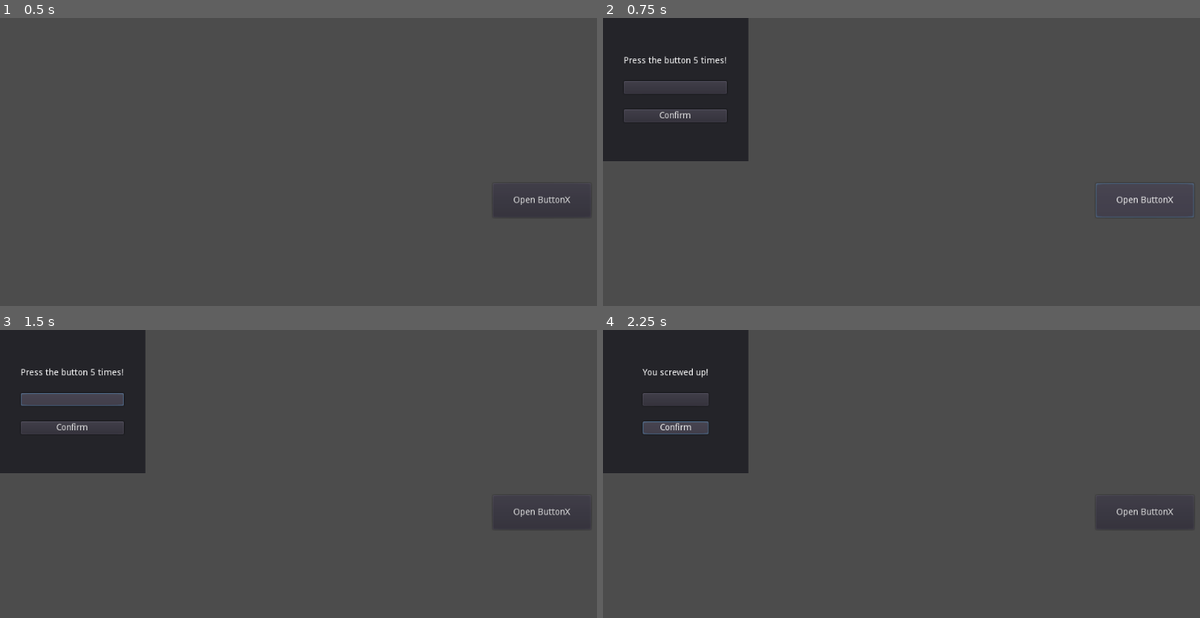
Above: before the commit, frames 1-4 (two rows, left to right).
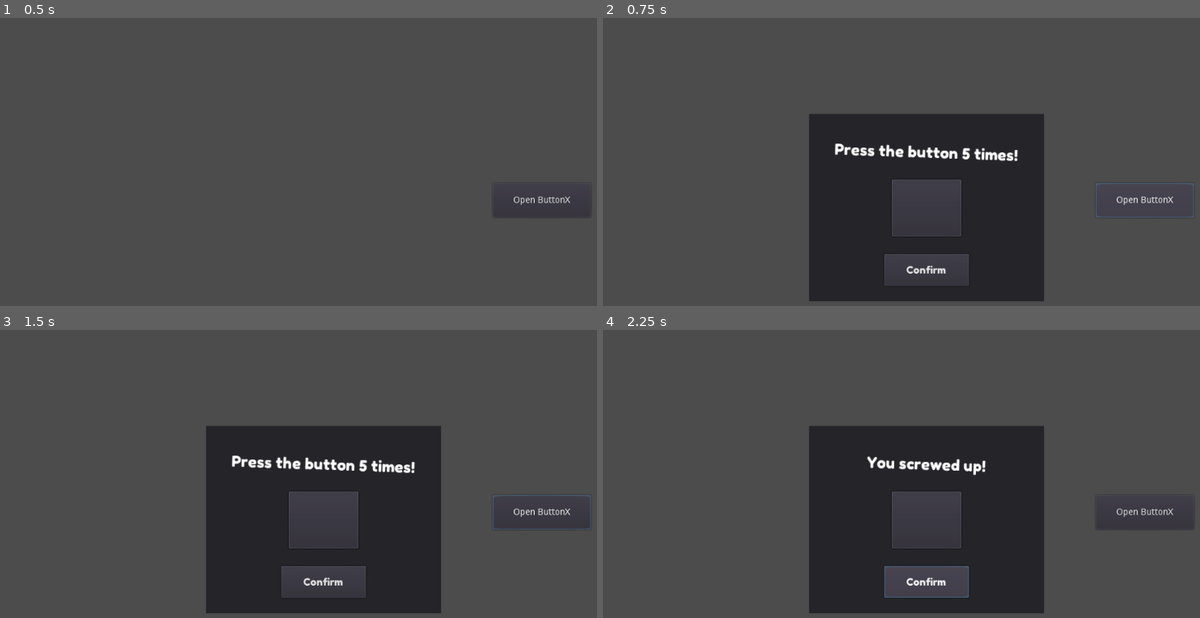
Above: after the commit, the same moments.

Repository: hupijekku/LD46
Game: Godot game, scene res://Scenes/Games/Main.tscn
The game is run twice, just before and just after one commit, with the same random seed, the same clock (stepped at 60 frames per second) and the same inputs.
Inputs (mouse positions are in pixels of both pictures, inside the frame that each line leads up to):
- Up to frame 1 (0.5 s): no input
- Up to frame 2 (0.75 s): click "Open ButtonX" at 0.5 s
- Up to frame 3 (1.5 s): click (71, 399) at 1.27 s
- Up to frame 4 (2.25 s): click "Confirm" at 2 s

Frame 1 is identical in both runs. In frame 2, 32% of the frame differs, in the area x 0-74%, y 0-99%; in frame 3, 32%; in frame 4, 33%.

Commit message:
Fonts and UI stuff

Diff:
--- a/Project/Scenes/Games/ButtonX.tscn
+++ b/Project/Scenes/Games/ButtonX.tscn
@@ -1,6 +1,8 @@
-[gd_scene load_steps=2 format=2]
+[gd_scene load_steps=4 format=2]
 
 [ext_resource path="res://Scripts/ButtonX.gd" type="Script" id=1]
+[ext_resource path="res://Themes/GameLabel.tres" type="Theme" id=2]
+[ext_resource path="res://Themes/ButtonDefault.tres" type="Theme" id=3]
 
 [node name="ButtonX" type="Node2D"]
 script = ExtResource( 1 )
@@ -8,50 +10,55 @@
 [node name="CanvasLayer" type="CanvasLayer" parent="."]
 
 [node name="Panel" type="Panel" parent="CanvasLayer"]
-margin_right = 230.0
-margin_bottom = 227.0
+anchor_left = 0.5
+anchor_top = 0.5
+anchor_right = 0.5
+anchor_bottom = 0.5
+margin_left = -186.0
+margin_top = -148.0
+margin_right = 186.0
+margin_bottom = 149.0
 __meta__ = {
 "_edit_use_anchors_": false
 }
 
-[node name="MarginContainer" type="MarginContainer" parent="CanvasLayer/Panel"]
-anchor_right = 1.0
-anchor_bottom = 1.0
-custom_constants/margin_right = 25
-custom_constants/margin_top = 25
-custom_constants/margin_left = 25
-custom_constants/margin_bottom = 25
+[node name="Button" type="Button" parent="CanvasLayer/Panel"]
+anchor_left = 0.5
+anchor_top = 0.5
+anchor_right = 0.5
+anchor_bottom = 0.5
+margin_left = -55.0
+margin_top = -45.0
+margin_right = 55.0
+margin_bottom = 45.0
 __meta__ = {
 "_edit_use_anchors_": false
 }
 
-[node name="CenterContainer" type="CenterContainer" parent="CanvasLayer/Panel/MarginContainer"]
-margin_left = 25.0
-margin_top = 25.0
-margin_right = 205.0
-margin_bottom = 202.0
+[node name="Confirm" type="Button" parent="CanvasLayer/Panel"]
+anchor_top = 1.0
+anchor_right = 1.0
+anchor_bottom = 1.0
+margin_left = 119.0
+margin_top = -75.0
+margin_right = -119.0
+margin_bottom = -25.0
+theme = ExtResource( 3 )
+text = "Confirm"
 
-[node name="VBoxContainer" type="VBoxContainer" parent="CanvasLayer/Panel/MarginContainer/CenterContainer"]
-margin_left = 9.0
-margin_top = 36.0
-margin_right = 171.0
-margin_bottom = 140.0
-custom_constants/separation = 25
-
-[node name="Label" type="Label" parent="CanvasLayer/Panel/MarginContainer/CenterContainer/VBoxContainer"]
-margin_right = 162.0
-margin_bottom = 14.0
+[node name="Label" type="Label" parent="CanvasLayer/Panel"]
+anchor_left = 0.5
+anchor_right = 0.5
+margin_left = -161.0
+margin_top = 40.0
+margin_right = 161.0
+margin_bottom = 70.0
+rect_rotation = 2.0
+theme = ExtResource( 2 )
 text = "Press the button x times!"
-
-[node name="Button" type="Button" parent="CanvasLayer/Panel/MarginContainer/CenterContainer/VBoxContainer"]
-margin_top = 39.0
-margin_right = 162.0
-margin_bottom = 59.0
-
-[node name="Confirm" type="Button" parent="CanvasLayer/Panel/MarginContainer/CenterContainer/VBoxContainer"]
-margin_top = 84.0
-margin_right = 162.0
-margin_bottom = 104.0
-text = "Confirm"
-[connection signal="pressed" from="CanvasLayer/Panel/MarginContainer/CenterContainer/VBoxContainer/Button" to="." method="_on_Button_pressed"]
-[connection signal="pressed" from="CanvasLayer/Panel/MarginContainer/CenterContainer/VBoxContainer/Confirm" to="." method="_on_Confirm_pressed"]
+align = 1
+__meta__ = {
+"_edit_use_anchors_": false
+}
+[connection signal="pressed" from="CanvasLayer/Panel/Button" to="." method="_on_Button_pressed"]
+[connection signal="pressed" from="CanvasLayer/Panel/Confirm" to="." method="_on_Confirm_pressed"]
--- a/Project/Scripts/ButtonX.gd
+++ b/Project/Scripts/ButtonX.gd
@@ -2,9 +2,10 @@
 
 var presses = 0
 var maxpresses = 99999
+onready var label = get_node("CanvasLayer/Panel/Label")
 
 func _ready():
-	get_node("CanvasLayer/Panel/MarginContainer/CenterContainer/VBoxContainer/Label").text = "Press the button " + str(maxpresses) + " times!"
+	label.text = "Press the button " + str(maxpresses) + " times!"
 
 func _on_Button_pressed():
 	presses += 1
@@ -13,4 +14,4 @@
 	if presses == maxpresses:
 		queue_free()
 	else:
-		get_node("CanvasLayer/Panel/MarginContainer/CenterContainer/VBoxContainer/Label").text = "You screwed up!"
+		label.text = "You screwed up!"
--- /dev/null
+++ b/Project/Themes/ButtonDefault.tres
@@ -0,0 +1,10 @@
+[gd_resource type="Theme" load_steps=3 format=2]
+
+[ext_resource path="res://Fonts/FredokaOne-Regular.ttf" type="DynamicFontData" id=1]
+
+[sub_resource type="DynamicFont" id=1]
+use_filter = true
+font_data = ExtResource( 1 )
+
+[resource]
+default_font = SubResource( 1 )
--- /dev/null
+++ b/Project/Themes/GameLabel.tres
@@ -0,0 +1,20 @@
+[gd_resource type="Theme" load_steps=3 format=2]
+
+[ext_resource path="res://Fonts/FredokaOne-Regular.ttf" type="DynamicFontData" id=1]
+
+[sub_resource type="DynamicFont" id=1]
+size = 24
+use_filter = true
+font_data = ExtResource( 1 )
+
+[resource]
+default_font = SubResource( 1 )
+Label/colors/font_color = Color( 1, 1, 1, 1 )
+Label/colors/font_color_shadow = Color( 0, 0, 0, 0 )
+Label/colors/font_outline_modulate = Color( 1, 1, 1, 1 )
+Label/constants/line_spacing = 3
+Label/constants/shadow_as_outline = 0
+Label/constants/shadow_offset_x = 1
+Label/constants/shadow_offset_y = 1
+Label/fonts/font = null
+Label/styles/normal = null
Binary file added: Project/Fonts/FredokaOne-Regular.ttf
Binary file added: Project/Fonts/Orbitron-VariableFont_wght.ttf
Binary file added: Project/Fonts/RussoOne-Regular.ttf
Binary file added: Project/Fonts/SpecialElite-Regular.ttf
Binary file added: Project/Fonts/Teko-Bold.ttf
Binary file added: Project/Fonts/Teko-Regular.ttf
